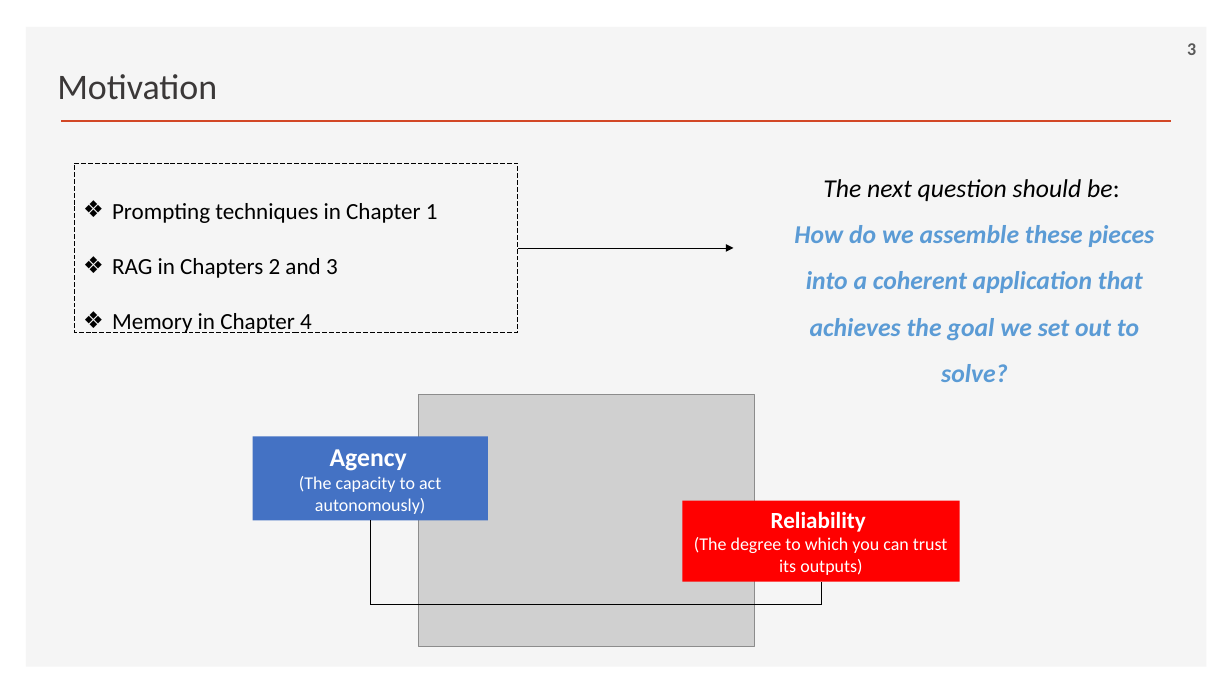
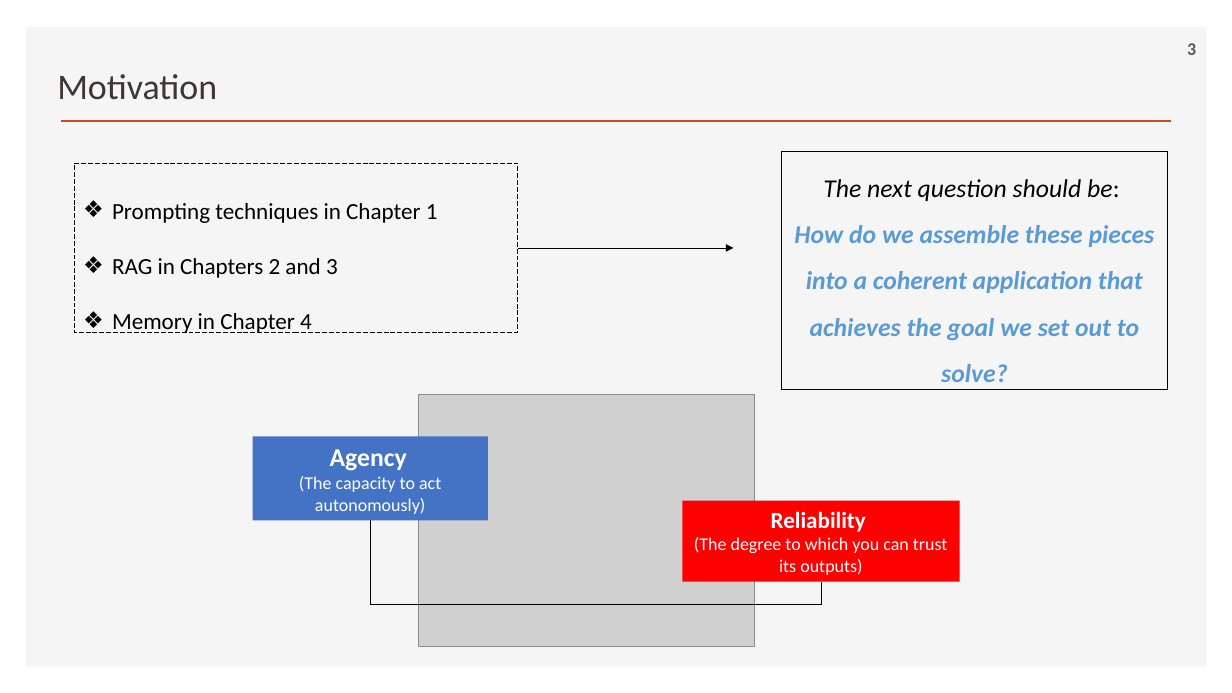
Before and after one commit to ancestor9/2026_Fall_Learning-Langchain-AI-Agent, a slide deck: slide 3 of ppts/CHAPTER 5 Cognitive Architectures with LangGraph.pptx. Drawn at 1232x693 pixels with LibreOffice and Linux fonts; fonts in the diff are those of the drawing; grey boxes stand for pictures; background and template pictures are left out. Boxes give left, top, right and bottom in pixels: in the first picture for what was removed or moved away, otherwise in the second. Text is boxed around its words. In the diff, an @@ line names an element or a change of style, - is before the commit and + after.

```diff
--- a/ppts/CHAPTER 5 Cognitive Architectures with LangGraph.pptx
+++ b/ppts/CHAPTER 5 Cognitive Architectures with LangGraph.pptx
@@ rectangle "The next question should be:": place and size @@
-rectangle "The next question should be:" at [794,179,1155,382]
+rectangle "The next question should be:" at [782,152,1168,389]
@@ rectangle "The next question should be:" at [782,152,1168,389]: outline none to #000000 0.75 pt @@
```
Also in this commit, not shown: 5 other slides changed, 1 slide added, 1 slide removed.
